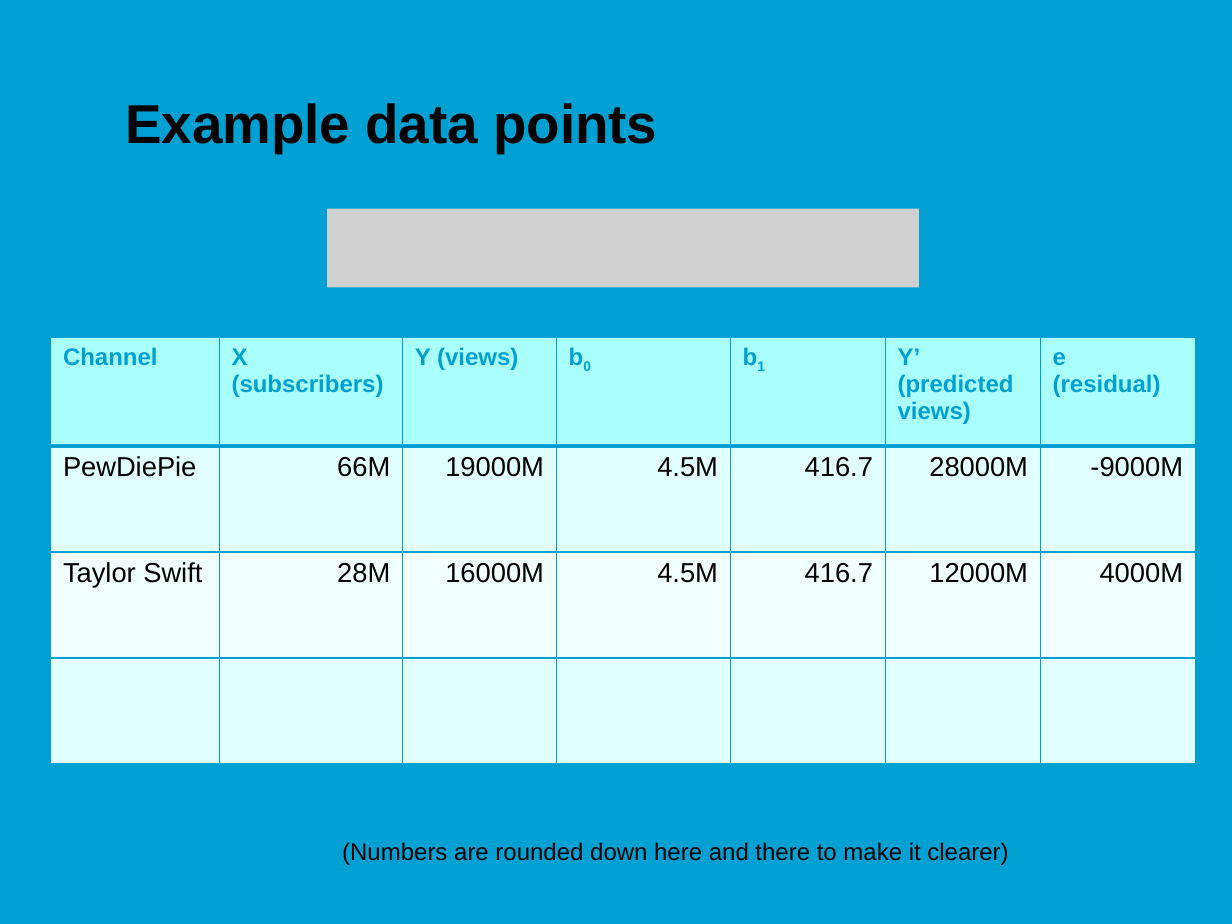
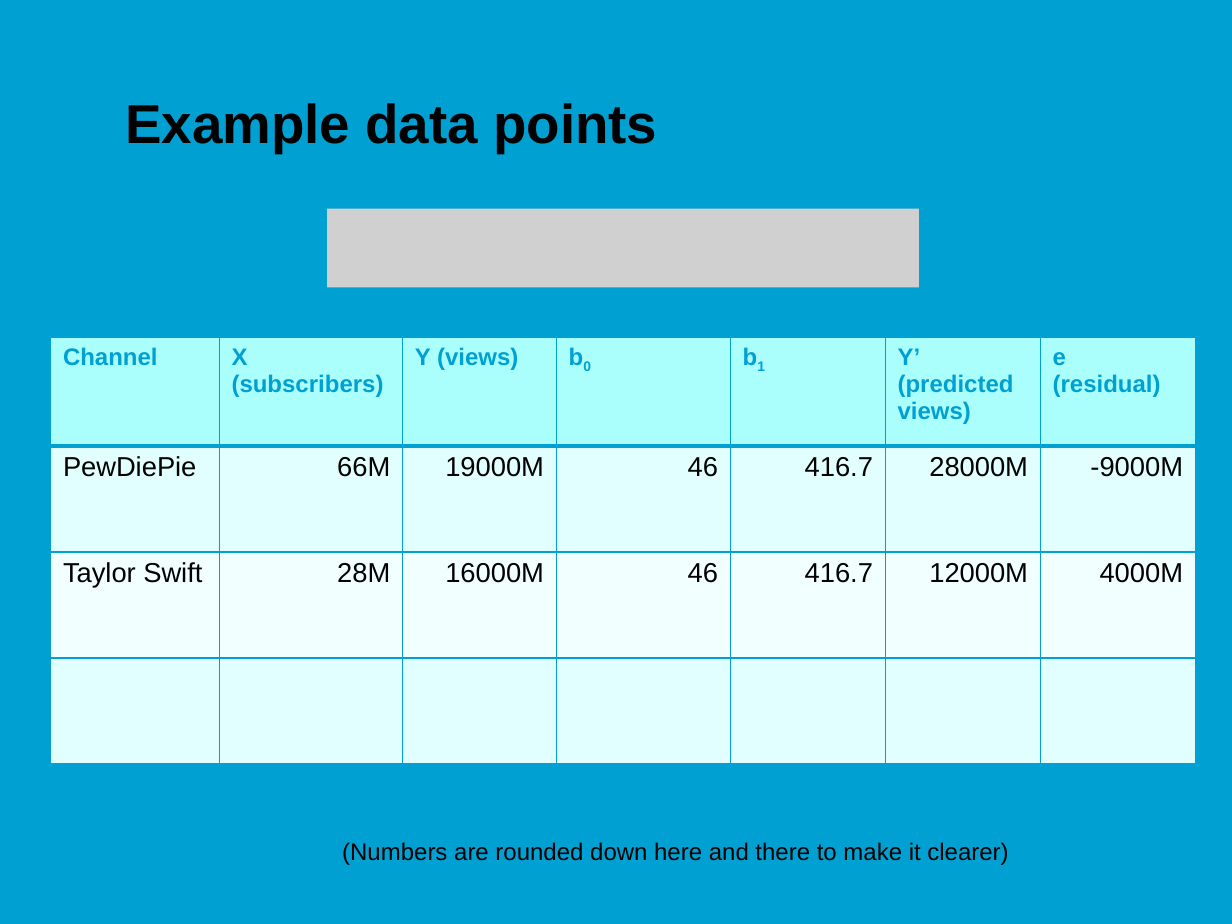
Before and after one commit to jonasmoons/data-driven-learning, a slide deck: slide 23 of slides/ddl-w5l1.pptx. Drawn at 1232x924 pixels with LibreOffice and Linux fonts; fonts in the diff are those of the drawing; grey boxes stand for pictures; background and template pictures are left out. Boxes give left, top, right and bottom in pixels: in the first picture for what was removed or moved away, otherwise in the second. Text is boxed around its words. In the diff, an @@ line names an element or a change of style, - is before the commit and + after.

```diff
--- a/slides/ddl-w5l1.pptx
+++ b/slides/ddl-w5l1.pptx
@@ table at (x1=51, y1=338, x2=1196, y2=764) @@
-row 2, column 4: 4.5M
+row 2, column 4: 46
-row 3, column 4: 4.5M
+row 3, column 4: 46
```
Also in this commit, not shown: 3 other slides changed, 7 other files.
